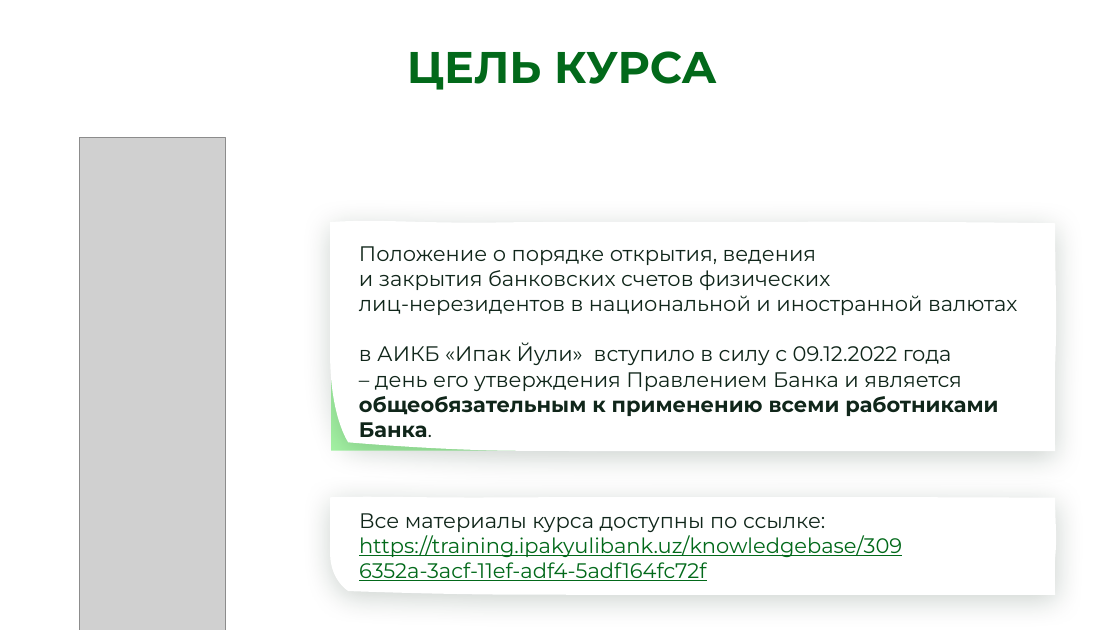
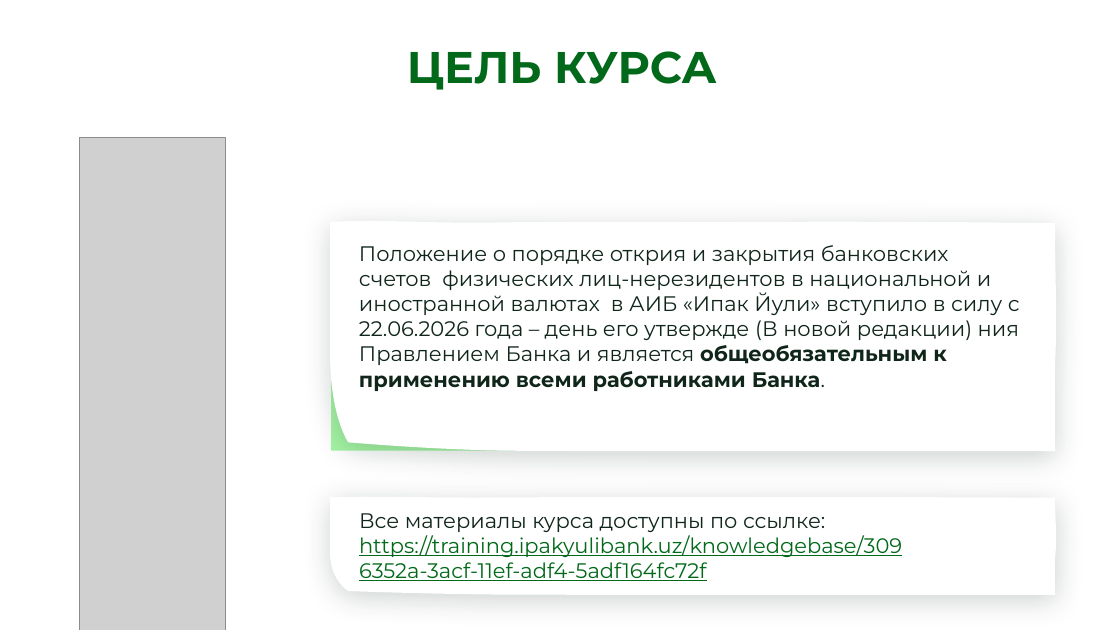
Before and after one commit to pusijuice5-coder/-1, a slide deck: slide 6 of OVZ_kurs_nerezidenty_novyj_dizajn.pptx. Drawn at 1120x630 pixels with LibreOffice and Linux fonts; fonts in the diff are those of the drawing; grey boxes stand for pictures; background and template pictures are left out. Boxes give left, top, right and bottom in pixels: in the first picture for what was removed or moved away, otherwise in the second. Text is boxed around its words. In the diff, an @@ line names an element or a change of style, - is before the commit and + after.

```diff
--- a/OVZ_kurs_nerezidenty_novyj_dizajn.pptx
+++ b/OVZ_kurs_nerezidenty_novyj_dizajn.pptx
@@ text at (359,245,1020,365): text changed @@
-Положение о порядке открытия, ведения
-и закрытия банковских счетов физических
-лиц-нерезидентов в национальной и иностранной валютах
-в АИКБ «Ипак Йули» вступило в силу с 09.12.2022 года
-– день его утверждения Правлением Банка и является общеобязательным к применению всеми работниками Банка.
+Положение о порядке открия и закрытия банковских счетов физических лиц-нерезидентов в национальной и иностранной валютах в АИБ «Ипак Йули» вступило в силу с 22.06.2026 года – день его утвержде (В новой редакции) ния Правлением Банка и является общеобязательным к применению всеми работниками Банка.
```
Also in this commit, not shown: 27 other slides changed, 1 other file.
